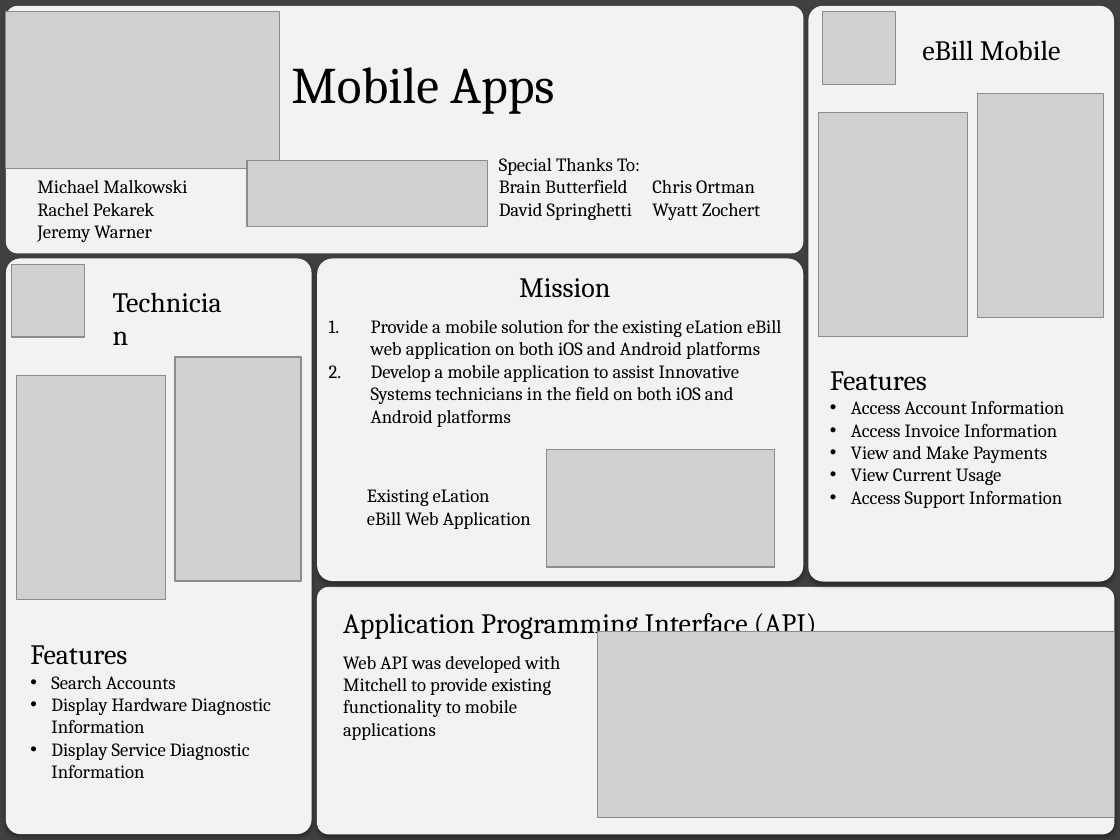
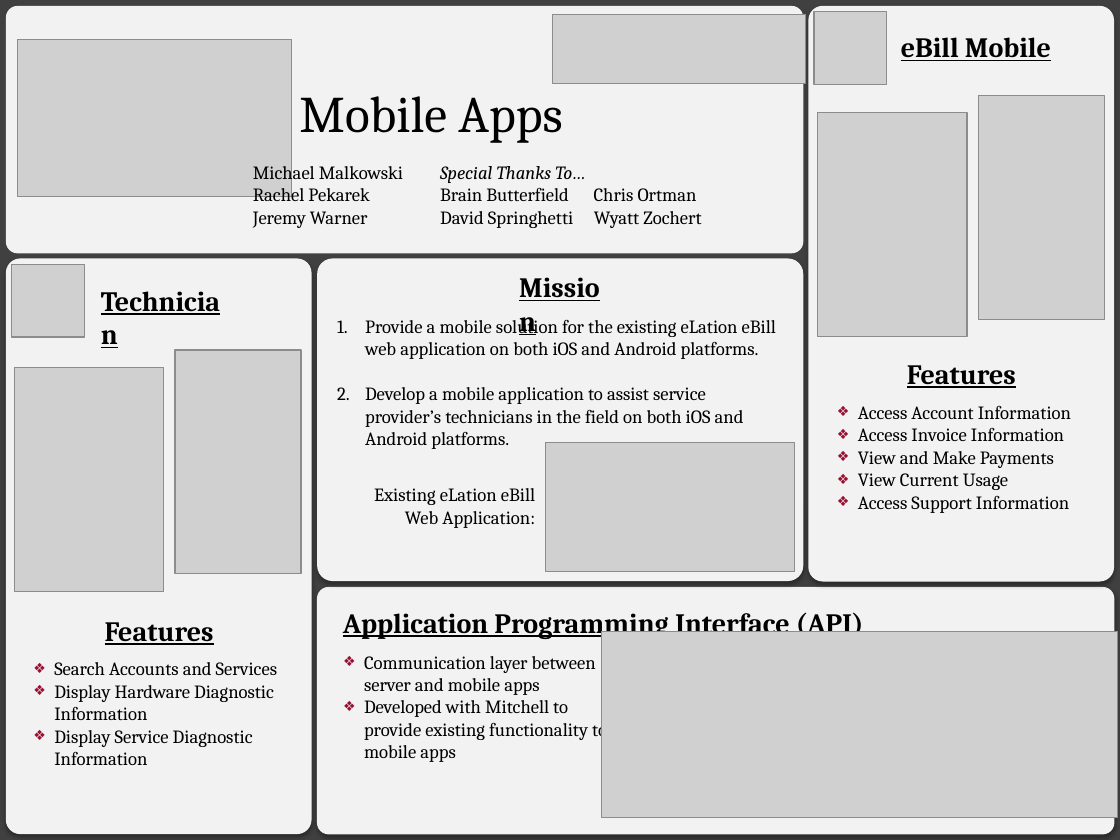
Before and after one commit to SDSMT-CSC/ECPMA, a slide deck: slide 1 of Board/Board.pptx. Drawn at 1120x840 pixels with LibreOffice and Linux fonts; fonts in the diff are those of the drawing; grey boxes stand for pictures. Boxes give left, top, right and bottom in pixels: in the first picture for what was removed or moved away, otherwise in the second. Text is boxed around its words. In the diff, an @@ line names an element or a change of style, - is before the commit and + after.

```diff
--- a/Board/Board.pptx
+++ b/Board/Board.pptx
@@ picture: place and size @@
-picture at (248,160,488,226)
+picture at (552,15,805,84)
@@ picture: place and size @@
-picture at (823,12,896,85)
+picture at (814,12,887,85)
@@ text "eBill Mobile": place and size @@
-text "eBill Mobile" at (922,40,1061,61)
+text "eBill Mobile" at (901,37,1051,61)
@@ picture: place and size @@
-picture at (6,12,280,169)
+picture at (18,39,292,196)
@@ text "Mobile Apps": place and size @@
-text "Mobile Apps" at (291,67,554,114)
+text "Mobile Apps" at (299,96,562,143)
@@ text "Michael Malkowski" rewrapped from (37,180,187,242) to (253,162,403,228) @@
@@ text "Special Thanks To… Brain Butterfield ...": place and size @@
-text "Special Thanks To… Brain Butterfield ..." at (499,158,760,220)
+text "Special Thanks To… Brain Butterfield ..." at (440,166,701,228)
@@ text at (440,166,697,201): text changed @@
-Special Thanks To:
-Brain Butterfield Chris Ortman
+Special Thanks To…
+Brain Butterfield Chris Ortman
@@ text "Technician": place and size @@
-text "Technician" at (102,279,248,324)
+text "Technician" at (90,278,243,323)
@@ text at (365,319,776,449): text changed @@
-1. Provide a mobile solution for the existing eLation eBill web application on both iOS and Android platforms
-2. Develop a mobile application to assist Innovative Systems technicians in the field on both iOS and Android platforms
+1. Provide a mobile solution for the existing eLation eBill web application on both iOS and Android platforms.
+2. Develop a mobile application to assist service provider’s technicians in the field on both iOS and Android platforms.
@@ picture: place and size @@
-picture at (175,357,300,581)
+picture at (175,349,300,573)
@@ picture: place and size @@
-picture at (17,375,166,599)
+picture at (15,367,164,591)
@@ text "Access Account Information" at (858,406,1071,513): bullet • to ❖ @@
@@ text at (830,371,927,391): paragraph removed @@
-Features
@@ text added at (907,365,1016,388), 18 pt, text #000000, bold, underline @@
+Features
@@ picture: place and size @@
-picture at (547,450,774,568)
+picture at (545,442,795,571)
@@ text at (374,488,535,528): text changed @@
-Existing eLation
-eBill Web Application
+Existing eLation eBill Web Application:
@@ bold on, underline on in 4 elements at (508,264,625,309), (90,278,243,323), (901,37,1051,61), (343,612,864,639) @@
@@ text added at (105,622,214,645), 18 pt, text #000000, bold, underline @@
+Features
@@ text "Search Accounts and Services": place and size @@
-text "Search Accounts and Services" at (30,645,271,778)
+text "Search Accounts and Services" at (54,662,277,765)
@@ text at (364,656,607,762): text changed @@
-Web API was developed with Mitchell to provide existing functionality to mobile applications
+❖ Communication layer between server and mobile apps
+❖ Developed with Mitchell to provide existing functionality to mobile apps
@@ picture: place and size @@
-picture at (598,632,1114,818)
+picture at (601,632,1118,818)
@@ text at (54,662,277,675): text changed @@
-Features
-• Search Accounts
+❖ Search Accounts and Services
@@ text at (54,685,274,765): bullet • to ❖ @@
```
Also in this commit, not shown: 2 other files.
